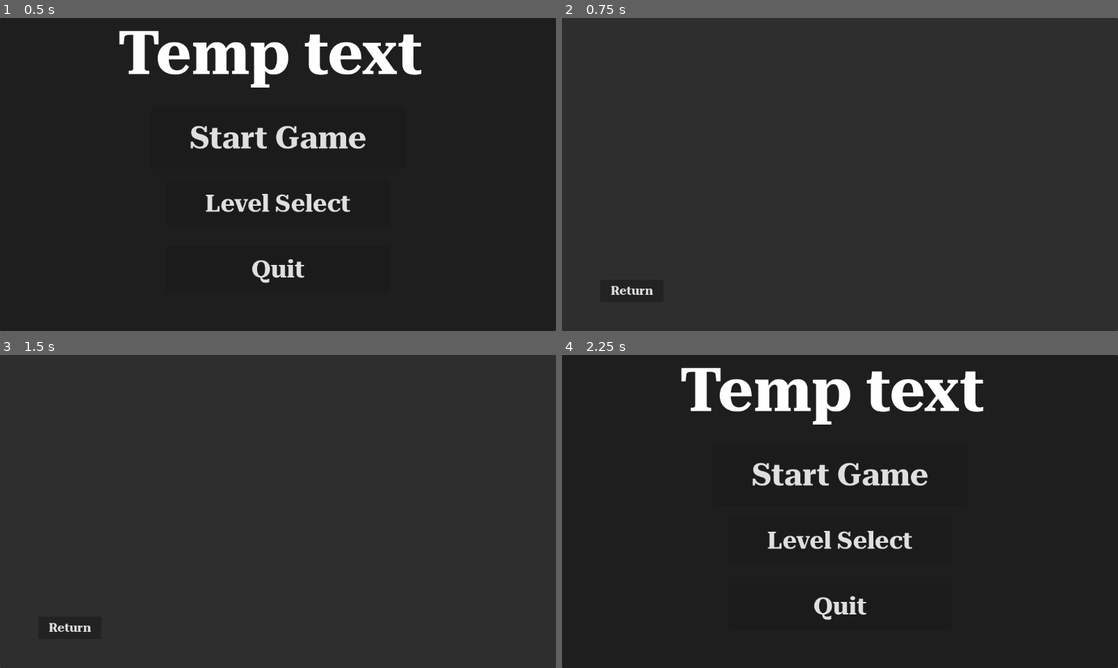
Above: before the commit, frames 1-4 (two rows, left to right).
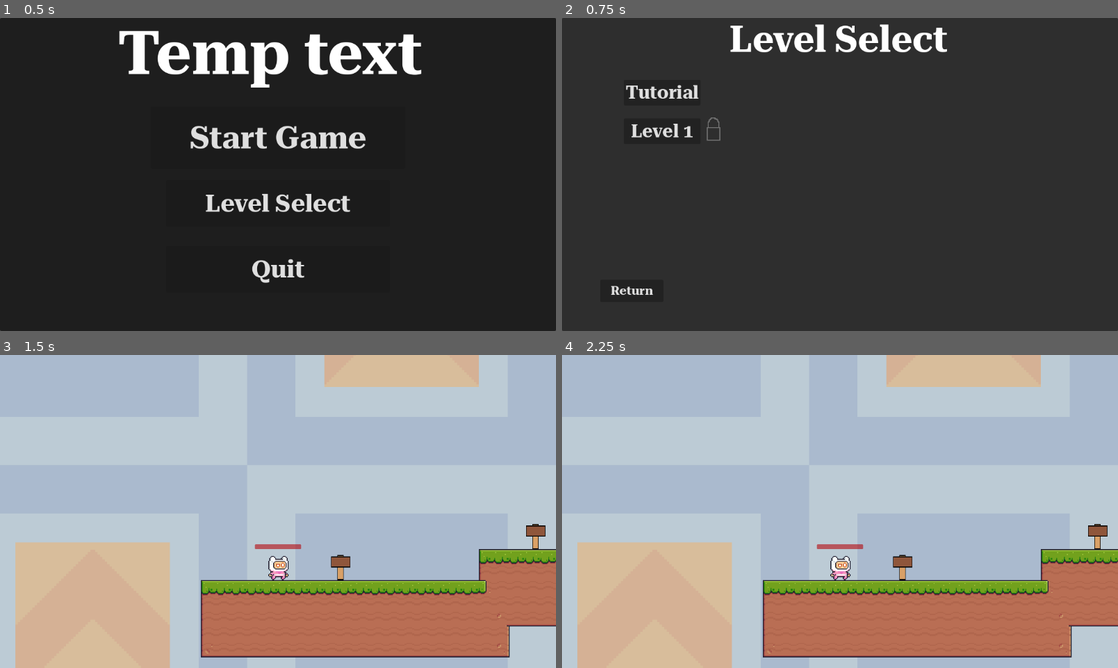
Above: after the commit, the same moments.

Repository: HiggloH/2d_platformer
Game: Godot game, scene res://Managers/Game/game_manager.tscn
Same seed, same stepped clock (60 frames per second), same inputs: the game is played once before the commit and once after it.
Inputs (mouse positions are in pixels of both pictures, inside the frame that each line leads up to):
- Up to frame 1 (0.5 s): no input
- Up to frame 2 (0.75 s): click "Level Select" at 0.5 s
- Up to frame 3 (1.5 s): click (100, 430) at 1.25 s, where only the run after the commit has a clickable "Tutorial"
- Up to frame 4 (2.25 s): click (634, 627) at 2 s, where only the run before the commit has a clickable "Return"

Frame 1 is identical in both runs. In frame 2, 2.1% of the frame differs, in the area x 11-70%, y 2-40%; in frame 3, 99%; in frame 4, 99%, in the area x 0-100%, y 0-100%.

Commit message:
level select ish

Diff:
--- a/GlobalScripts/Game.gd
+++ b/GlobalScripts/Game.gd
@@ -2,3 +2,5 @@
 class_name Manager
 
 var has_sword = false
+
+var unlocked_levels = [true, false, false]
--- a/GlobalScripts/GlobalSignals.gd
+++ b/GlobalScripts/GlobalSignals.gd
@@ -3,6 +3,7 @@
 signal player_death
 signal win
 
-signal checkpoint (new_location)
+signal checkpoint(new_location)
 
 signal return_to_menu()
+signal change_level(level)
--- /dev/null
+++ b/GlobalScripts/Save/Load.gd
@@ -0,0 +1 @@
+extends Node
--- /dev/null
+++ b/GlobalScripts/Save/Save.gd
@@ -0,0 +1,4 @@
+extends Node
+
+static func save(unlocked_levels: Array):
+	pass
--- a/Levels/Managers/Level/Levels_Manager.gd
+++ b/Levels/Managers/Level/Levels_Manager.gd
@@ -62,6 +62,11 @@
 	if current_level <= max_level:
 		current_level += 1
 
+	if Game.unlocked_levels[current_level]:
+		pass
+	else:
+		Game.unlocked_levels[current_level] = true
+
 	var new_level = levels[current_level].instantiate()
 
 	call_deferred("add_child", new_level)
--- a/Managers/Game/game_manager.gd
+++ b/Managers/Game/game_manager.gd
@@ -8,10 +8,17 @@
 var max_level = 2
 
 func _ready():
+	GlobalSignals.connect("change_level", change_level)
 	GlobalSignals.connect("return_to_menu", spawn_menu)
 	GlobalSignals.connect("win", win)
 
 	spawn_menu()
+
+func change_level(level: int):
+	if level <= max_level:
+		current_level = level
+
+	start_game()
 
 func win():
 	if current_level < max_level:
--- a/Menus/Level Select/level_select.gd
+++ b/Menus/Level Select/level_select.gd
@@ -1,4 +1,15 @@
 extends Node2D
+
+func _ready():
+	if Game.unlocked_levels[1]:
+		$Lock1.visible = false
 
 func _on_return_button_down():
 	GlobalSignals.emit_signal("return_to_menu")
+
+func _on_tutorial_button_down():
+	GlobalSignals.emit_signal("change_level", 0)
+
+func _on_level_1_button_down():
+	if Game.unlocked_levels[1]:
+		GlobalSignals.emit_signal("change_level", 1)
--- a/Menus/Level Select/level_select.tscn
+++ b/Menus/Level Select/level_select.tscn
@@ -1,7 +1,8 @@
-[gd_scene load_steps=3 format=3 uid="uid://bgqjsge2v388"]
+[gd_scene load_steps=4 format=3 uid="uid://bgqjsge2v388"]
 
 [ext_resource type="Script" path="res://Menus/Level Select/level_select.gd" id="1_0sl1p"]
 [ext_resource type="FontFile" uid="uid://dsiq71gdmciaj" path="res://Art/Free/Menu/Text/static/RobotoSerif_72pt-Bold.ttf" id="1_lygsp"]
+[ext_resource type="Texture2D" uid="uid://dai8rmrj0i0qb" path="res://Art/Free/Other/Lock.png" id="3_gqmf0"]
 
 [node name="LevelSelect" type="Node2D"]
 script = ExtResource("1_0sl1p")
@@ -34,4 +35,46 @@
 theme_override_font_sizes/font_size = 25
 text = "Return"
 
+[node name="Tutorial" type="Button" parent="CanvasLayer/Control"]
+layout_mode = 0
+offset_left = 128.0
+offset_top = 128.0
+offset_right = 287.0
+offset_bottom = 181.0
+theme_override_fonts/font = ExtResource("1_lygsp")
+theme_override_font_sizes/font_size = 37
+text = "Tutorial"
+
+[node name="Level1" type="Button" parent="CanvasLayer/Control"]
+layout_mode = 0
+offset_left = 128.0
+offset_top = 208.0
+offset_right = 287.0
+offset_bottom = 261.0
+theme_override_fonts/font = ExtResource("1_lygsp")
+theme_override_font_sizes/font_size = 37
+text = "Level 1"
+
+[node name="RichTextLabel" type="RichTextLabel" parent="CanvasLayer/Control"]
+layout_mode = 1
+anchors_preset = 5
+anchor_left = 0.5
+anchor_right = 0.5
+offset_left = -229.0
+offset_right = 229.0
+offset_bottom = 88.0
+grow_horizontal = 2
+theme_override_fonts/normal_font = ExtResource("1_lygsp")
+theme_override_font_sizes/normal_font_size = 75
+text = "Level Select"
+scroll_active = false
+
+[node name="Lock1" type="Sprite2D" parent="."]
+texture_filter = 1
+position = Vector2(312, 232)
+scale = Vector2(2, 2)
+texture = ExtResource("3_gqmf0")
+
 [connection signal="button_down" from="CanvasLayer/Control/Return" to="." method="_on_return_button_down"]
+[connection signal="button_down" from="CanvasLayer/Control/Tutorial" to="." method="_on_tutorial_button_down"]
+[connection signal="button_down" from="CanvasLayer/Control/Level1" to="." method="_on_level_1_button_down"]
Binary file added: Art/Free/Other/Lock.png
Not shown, added: Art/Free/Other/Lock.png.import
